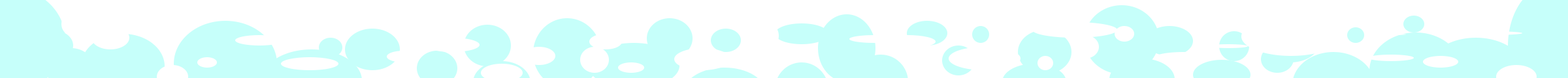
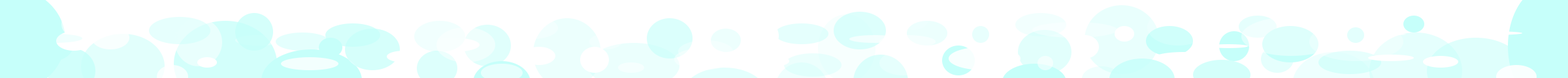
Comparing the layer stacks of the two 1568px x 78px images. Changes:
"Ellipse 66": opacity 100% → 42% over [1241, 16, 1341, 57]
"Ellipse 59": opacity 100% → 85% over [948, 47, 1021, 70]
added layer "Ellipse 92" (29%) above "Ellipse 91" over [1309, 27, 1404, 62]
added layer "Ellipse 91" (18%) above "Ellipse 90" over [1147, 14, 1193, 46]
added layer "Ellipse 87" (47%) above "Ellipse 86" over [436, 27, 496, 63]
added layer "Ellipse 83" (25%) above "Ellipse 82" over [414, 20, 466, 53]
added layer "Ellipse 81" above "Ellipse 80" over [1318, 50, 1382, 75]
added layer "Ellipse 78" (59%) above "Ellipse 77" over [833, 11, 886, 50]
added layer "Ellipse 76" (74%) above "Ellipse 75" over [235, 13, 274, 51]
added layer "Ellipse 75" above "Ellipse 74" over [148, 16, 211, 45]
added layer "Ellipse 73" (50%) above "Ellipse 72" over [175, 18, 223, 67]
"Ellipse 37": opacity 100% → 56% over [1426, 37, 1525, 78]
"Ellipse 35": opacity 100% → 45% over [1369, 32, 1463, 78]
"Ellipse 33": opacity 100% → 29% over [1292, 52, 1374, 78]
"Ellipse 26": opacity 100% → 38% over [1084, 5, 1160, 75]
"Ellipse 24": opacity 100% → 50% over [1017, 30, 1072, 72]
"Ellipse 20": opacity 100% → 15% over [817, 14, 876, 78]
"Ellipse 14": opacity 100% → 63% over [646, 18, 693, 59]
"Ellipse 13": opacity 100% → 35% over [588, 43, 680, 78]
"Ellipse 11": opacity 100% → 34% over [533, 18, 602, 78]
"Ellipse 10": opacity 100% → 54% over [463, 24, 511, 67]
"Ellipse 7": opacity 100% → 72%, blend normal → overlay over [344, 28, 400, 71]
"Ellipse 5": opacity 100% → 77% over [173, 20, 278, 78]
"Ellipse 3": opacity 100% → 51% over [81, 33, 165, 78]
…and 40 more changes (12 added, 28 opacity)
